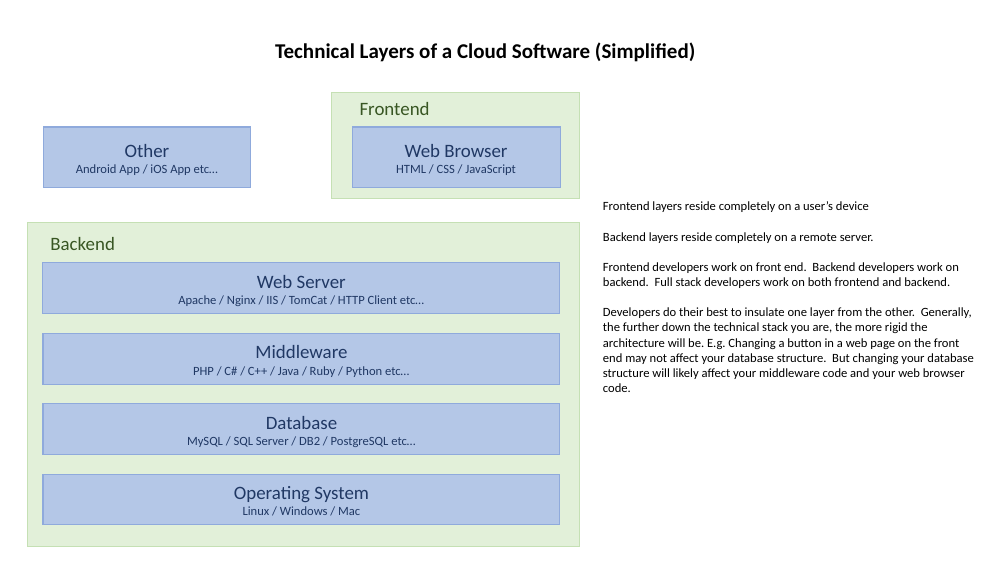
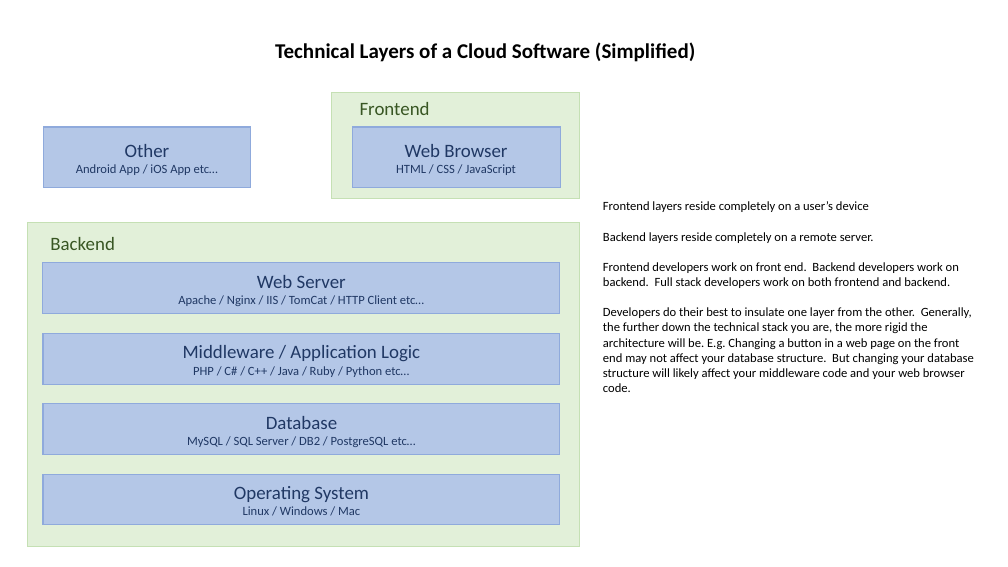
Before and after one commit to evermight/fullstack-training, a slide deck: slide 22 of crash-course/20230617-intro/intro-to-website.pptx. Drawn at 1008x567 pixels with LibreOffice and Linux fonts; fonts in the diff are those of the drawing. Boxes give left, top, right and bottom in pixels: in the first picture for what was removed or moved away, otherwise in the second. Text is boxed around its words. In the diff, an @@ line names an element or a change of style, - is before the commit and + after.

```diff
--- a/crash-course/20230617-intro/intro-to-website.pptx
+++ b/crash-course/20230617-intro/intro-to-website.pptx
@@ text in rectangle at [183, 345, 420, 377]: text changed @@
-Middleware
-PHP / C# / C++ / Java / Ruby / Python etc…
+Middleware / Application Logic
+PHP / C# / C++ / Java / Ruby / Python etc…
```
Also in this commit, not shown: 1 other slide changed, 1 slide removed, 5 other files.
